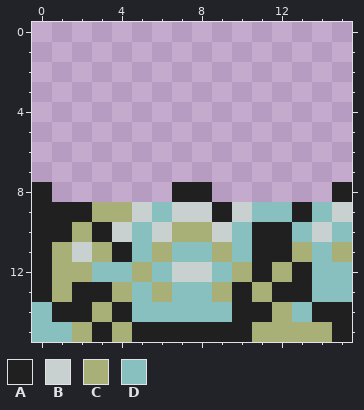
Pixel-art sprite -- res/sprites/Bolder1.png. The picture above was drawn from the file before the commit.
The file is 16x16 pixels.
Palette (. is transparent): A #202020  B #c8d0d0  C #a8b078  D #88c0c0
Pixels before, first column x 0:
 8 A......AA......A
 9 AAACCBDBBABDDADB
10 AACABDBCCBDAADBD
11 ACBCADCDDCDAACDC
12 ACCDDCDBBDCACADD
13 ACAACDCDDCACAADD
14 DAACADDDDDAACDAA
15 DDCACAAAAAACCCCA
New version:
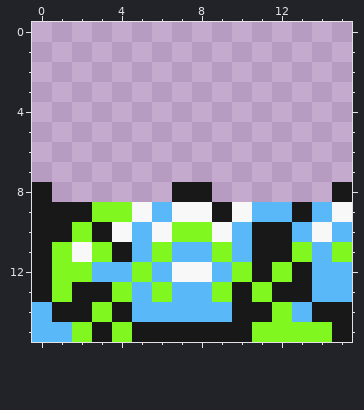
Diff:
{"colour":"A","old":"#202020","new":"#181818"}
{"colour":"B","old":"#c8d0d0","new":"#f8f8f8"}
{"colour":"C","old":"#a8b078","new":"#80f820"}
{"colour":"D","old":"#88c0c0","new":"#58b8f8"}
{"label":"changed","picture_box":[32,182,352,342]}
